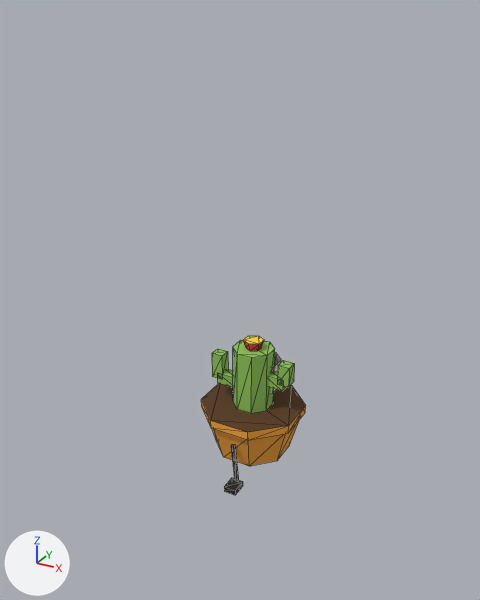
Before and after pictures for a commit that changed the glTF model apps/client/public/assets/mob_ventilatore_usb_a_forma_di_cactus.glb.
Before and after are seen from a 50 mm camera at (0.904, -1.737, 1.411) aimed at (0.004, -0.101, 0.593). Every picture has the same lights, and +X, +Y and +Z are marked at lower left. The picture after the commit comes second. Mesh edges are drawn as thin lines. Vertices at exactly the same position are counted once.

The older version as bpy lines, for what is in view:
```python
me_mob_ventilatore_usb_a_forma_di_cactus = bpy.data.meshes.new('mob_ventilatore_usb_a_forma_di_cactus')
me_mob_ventilatore_usb_a_forma_di_cactus.from_pydata(...)  # 168 vertices, 212 faces; spans x -0.76..0.76, y -1.0..1.0, z -0.95..0.95
me_mob_ventilatore_usb_a_forma_di_cactus.materials.append(mat_mat_atlas)  # picture img_atlas
ob_mob_ventilatore_usb_a_forma_di_cactus = bpy.data.objects.new('mob_ventilatore_usb_a_forma_di_cactus', me_mob_ventilatore_usb_a_forma_di_cactus)
ob_mob_ventilatore_usb_a_forma_di_cactus.location = (0.0, -0.052, 0.203)
ob_mob_ventilatore_usb_a_forma_di_cactus.scale = (0.218, 0.218, 0.218)
```
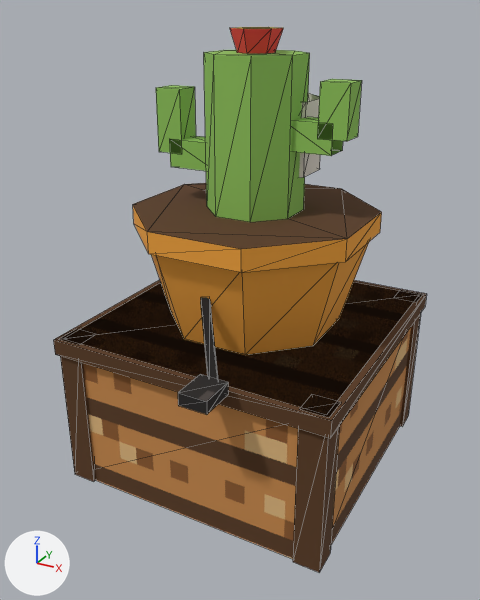
Boxes [x1, y1, x2, y2] around the edits, measured in the pictures (480 x 600 px; the box of a moved part takes in the faces that stretch with it):
'mob_ventilatore_usb_a_forma_di_cactus', reshaped, moved, rescaled (254% wider, 241% taller): before [201, 336, 306, 495]; after [53, 27, 427, 572]
part 1 of me_mob_ventilatore_usb_a_forma_di_cactus, moved or reshaped: before [212, 421, 299, 466]; after [152, 242, 369, 355]
part 2 of me_mob_ventilatore_usb_a_forma_di_cactus, moved or reshaped: before [201, 383, 306, 440]; after [133, 183, 382, 273]
part 3 of me_mob_ventilatore_usb_a_forma_di_cactus, moved or reshaped: before [233, 340, 275, 413]; after [204, 50, 310, 222]
part 4 of me_mob_ventilatore_usb_a_forma_di_cactus, moved or reshaped: before [217, 369, 233, 387]; after [170, 136, 206, 171]
part 5 of me_mob_ventilatore_usb_a_forma_di_cactus, added (green): after [156, 85, 196, 154]
part 6 of me_mob_ventilatore_usb_a_forma_di_cactus, moved or reshaped: before [268, 371, 286, 391]; after [292, 117, 343, 156]
part 7 of me_mob_ventilatore_usb_a_forma_di_cactus, added (green): after [318, 79, 362, 141]
part 8 of me_mob_ventilatore_usb_a_forma_di_cactus, moved or reshaped: before [243, 336, 264, 351]; after [230, 27, 283, 54]
part 9 of me_mob_ventilatore_usb_a_forma_di_cactus, moved or reshaped (mostly hidden before): before [271, 352, 281, 393]; after [299, 93, 320, 178]
part 10 of me_mob_ventilatore_usb_a_forma_di_cactus, moved or reshaped: before [231, 445, 239, 480]; after [201, 297, 218, 379]
part 11 of me_mob_ventilatore_usb_a_forma_di_cactus, moved or reshaped: before [224, 478, 243, 495]; after [178, 374, 228, 415]
part 12 of me_mob_ventilatore_usb_a_forma_di_cactus, added (brown): after [65, 282, 418, 559]
part 13 of me_mob_ventilatore_usb_a_forma_di_cactus, added (brown): after [60, 329, 96, 482]
part 14 of me_mob_ventilatore_usb_a_forma_di_cactus, added (brown): after [395, 290, 423, 426]
part 15 of me_mob_ventilatore_usb_a_forma_di_cactus, added (brown): after [293, 394, 339, 572]
part 16 of me_mob_ventilatore_usb_a_forma_di_cactus, added (brown): after [53, 280, 427, 438]
part 17 of me_mob_ventilatore_usb_a_forma_di_cactus, deleted: before [278, 360, 294, 387]
part 18 of me_mob_ventilatore_usb_a_forma_di_cactus, deleted: before [212, 349, 228, 379]

Edits to the bpy script that builds the scene:
```text
Change me_mob_ventilatore_usb_a_forma_di_cactus:
    used by ob_mob_ventilatore_usb_a_forma_di_cactus; location = (0.0, -0.052, 0.203); scale = (0.218, 0.218, 0.218)
    remove me_mob_ventilatore_usb_a_forma_di_cactus.from_pydata(...)  # 168 vertices, 212 faces; spans x -0.76..0.76, y -1.0..1.0, z -0.95..0.95
    add me_mob_ventilatore_usb_a_forma_di_cactus.from_pydata(...)  # 216 vertices, 272 faces; spans x -0.65..0.65, y -0.74..0.74, z -1.0..1.0
    me_mob_ventilatore_usb_a_forma_di_cactus part 1: the loose piece of 16 vertices spanning x -0.72..0.72, y -0.48..0.96, z -0.93..-0.29 is scaled about its middle by 0.673, then moved by (0.0, -0.15, 0.56)
    me_mob_ventilatore_usb_a_forma_di_cactus part 2: the loose piece of 16 vertices spanning x -0.76..0.76, y -0.52..1.0, z -0.29..-0.15 is scaled about its middle by 0.673, then moved by (0.0, -0.15, 0.43)
    me_mob_ventilatore_usb_a_forma_di_cactus part 3: the loose piece of 16 vertices spanning x -0.3..0.3, y -0.06..0.53, z -0.15..0.81 is scaled about its middle by 0.673, then moved by (0.0, -0.15, 0.25)
    me_mob_ventilatore_usb_a_forma_di_cactus part 4: the loose piece of 8 vertices spanning x -0.6..-0.23, y 0.15..0.33, z 0.08..0.26 is scaled about its middle by 0.673, then moved by (0.13, -0.15, 0.3)
    me_mob_ventilatore_usb_a_forma_di_cactus part 5: a new loose piece, a box spanning x -0.46..-0.34, y 0.03..0.15, z 0.48..0.75, in mat_mat_atlas (picture img_atlas)
    me_mob_ventilatore_usb_a_forma_di_cactus part 6: the loose piece of 8 vertices spanning x 0.23..0.55, y 0.15..0.33, z 0.26..0.45 is scaled about its middle by 0.673, then moved by (-0.13, -0.15, 0.24)
    me_mob_ventilatore_usb_a_forma_di_cactus part 7: a new loose piece, a box spanning x 0.31..0.43, y 0.03..0.15, z 0.6..0.81, in mat_mat_atlas (picture img_atlas)
    me_mob_ventilatore_usb_a_forma_di_cactus part 8: the loose piece of 12 vertices spanning x -0.14..0.14, y 0.08..0.4, z 0.81..0.95 is scaled about its middle by 0.673, then moved by (0.0, -0.15, 0.07)
    me_mob_ventilatore_usb_a_forma_di_cactus part 9: the loose piece of 16 vertices spanning x -0.32..0.32, y 0.1..0.74, z 0.08..0.54 is scaled about its middle by 0.673, then moved by (0.0, -0.21, 0.26)
    me_mob_ventilatore_usb_a_forma_di_cactus part 10: the loose piece of 8 vertices spanning x -0.03..0.31, y -0.8..-0.37, z -0.95..-0.54 is scaled about its middle by 0.673, then moved by (-0.04, 0.12, 0.6)
    me_mob_ventilatore_usb_a_forma_di_cactus part 11: the loose piece of 8 vertices spanning x 0.18..0.37, y -1.0..-0.77, z -0.93..-0.85 is scaled about its middle by 0.673, then moved by (-0.09, 0.22, 0.65)
    me_mob_ventilatore_usb_a_forma_di_cactus part 12: the loose piece of 8 vertices spanning x -0.05..0.05, y 0.43..0.47, z 0.1..0.24 is copied, and the copy is scaled about its middle by (13.6, 34.1, 5.35), then moved by (0.0, -0.36, -0.8); it spans x -0.62..0.62, y -0.53..0.71, z -1.0..-0.27
    me_mob_ventilatore_usb_a_forma_di_cactus part 13: the loose piece of 8 vertices spanning x 0.18..0.37, y -1.0..-0.77, z -0.93..-0.85 is copied, and the copy is scaled about its middle by (0.641, 0.513, 8.9), then moved by (-0.86, 0.39, 0.26); it spans x -0.64..-0.52, y -0.55..-0.43, z -1.0..-0.27
    me_mob_ventilatore_usb_a_forma_di_cactus part 14: the loose piece of 8 vertices spanning x 0.07..0.23, y 0.43..0.47, z 0.26..0.35 is copied, and the copy is scaled about its middle by (0.733, 3.21, 8.01), then moved by (0.43, 0.22, -0.94); it spans x 0.52..0.64, y 0.61..0.73, z -1.0..-0.27
    me_mob_ventilatore_usb_a_forma_di_cactus part 15: the loose piece of 8 vertices spanning x 0.18..0.37, y -1.0..-0.77, z -0.93..-0.85 is copied, and the copy is scaled about its middle by (0.641, 0.513, 8.9), then moved by (0.31, 0.39, 0.26); it spans x 0.52..0.64, y -0.55..-0.43, z -1.0..-0.27
    me_mob_ventilatore_usb_a_forma_di_cactus part 16: the loose piece of 8 vertices spanning x -0.05..0.05, y 0.43..0.47, z 0.1..0.24 is copied, and the copy is scaled about its middle by (14.3, 35.7, 0.534), then moved by (0.0, -0.36, -0.47); it spans x -0.65..0.65, y -0.56..0.74, z -0.34..-0.27
    me_mob_ventilatore_usb_a_forma_di_cactus part 17: the loose piece of 8 vertices spanning x 0.46..0.64, y 0.15..0.33, z 0.35..0.68 is deleted
    me_mob_ventilatore_usb_a_forma_di_cactus part 18: the loose piece of 8 vertices spanning x -0.69..-0.5, y 0.15..0.33, z 0.17..0.58 is deleted
    other edits to the shape of me_mob_ventilatore_usb_a_forma_di_cactus do not show in these pictures
Change ob_mob_ventilatore_usb_a_forma_di_cactus:
    ob_mob_ventilatore_usb_a_forma_di_cactus.location: (0.0, -0.052, 0.203) -> (0.0, -0.061, 0.68)
    ob_mob_ventilatore_usb_a_forma_di_cactus.scale: (0.218, 0.218, 0.218) -> (0.68, 0.68, 0.68)
```
